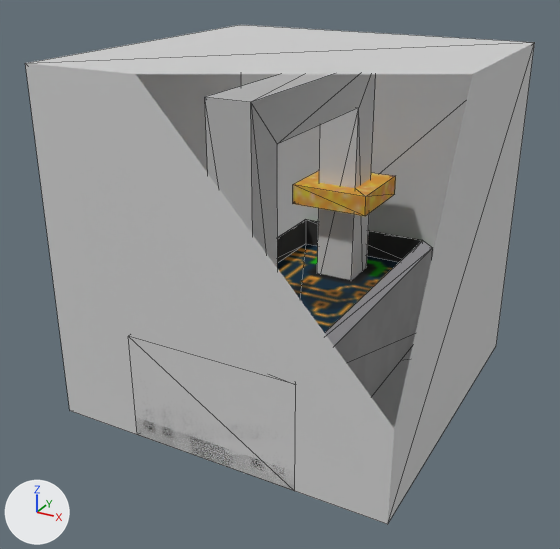
A saved change to the OBJ model src/main/resources/assets/eln/model/transformator/transformator.obj.
Camera for both pictures: a 50 mm lens placed at (0.978, -1.901, 0.788), pointed at (-0.026, -0.076, -0.124). Lighting does not change. The marker at lower left points along +X, +Y and +Z. Mesh edges are drawn as thin lines. Everything nearer to the camera than a plane just in front of the edit is cut away. Where no turn or scale is listed for an object, it has been applied to the vertices.

Names of what the first picture shows: 'Minecraft_Block_Cube', 'fero', 'main', 'sbire'.
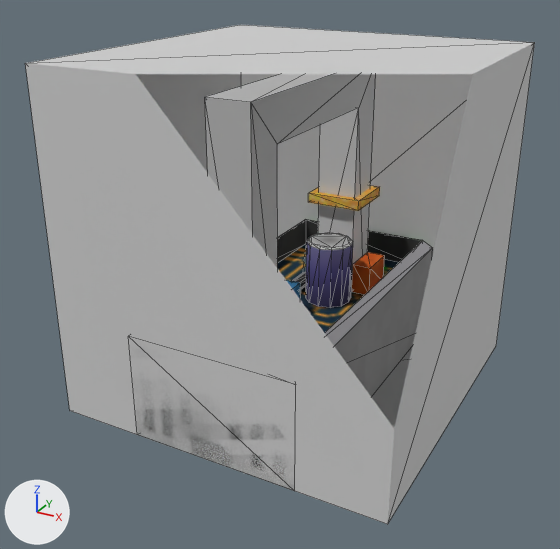
Changed parts and their boxes [x1, y1, x2, y2] in the pictures (560 x 549 px):
'sbire', mesh rescaled (30% narrower, 41% shorter)
    before: [293, 171, 396, 216]
    after: [308, 185, 380, 211]
part 1 of me_main, added
    after: [286, 280, 300, 299]
part 2 of me_main, added
    after: [292, 272, 306, 290]
part 3 of me_main, added (brown)
    after: [352, 252, 385, 294]
part 4 of me_main, added
    after: [306, 232, 353, 308]

The edits, one by one:
me_main is used by ob_main; location (0.0, 0.0, 0.0).
me_main had 16 vertices, 28 faces and spanned x -0.25..0.25, y -0.5..0.5, z -0.5..-0.157.
me_main now has 100 vertices, 176 faces and spans x -0.25..0.25, y -0.5..0.5, z -0.5..-0.056.
me_main part 1: a new loose piece, a box spanning x -0.147..0.023, y -0.1..-0.041, z -0.248..-0.155, in mat_none (picture img_transformator_png).
me_main part 2: a new loose piece, an 8-sided cylinder along y spanning x -0.075..-0.035, y 0.055..0.155, z -0.25..-0.21, in mat_none (picture img_transformator_png).
me_main part 3: a new loose piece, a box spanning x 0.104..0.163, y 0.157..0.273, z -0.245..-0.152, in mat_none (picture img_transformator_png).
me_main part 4: a new loose piece of 36 vertices spanning x -0.014..0.126, y 0.018..0.158, z -0.249..-0.056, in mat_none (picture img_transformator_png).
me_sbire has 8 vertices, 12 faces and spans x -0.125..0.125, y 0.188..0.438, z 0.0..0.062.
me_sbire is used by ob_sbire; location (0.0, 0.0, 0.0).
me_sbire part 5: the whole mesh is scaled about its middle by (0.694, 0.694, 0.496), then moved by (0.0, -0.002, -0.016).
